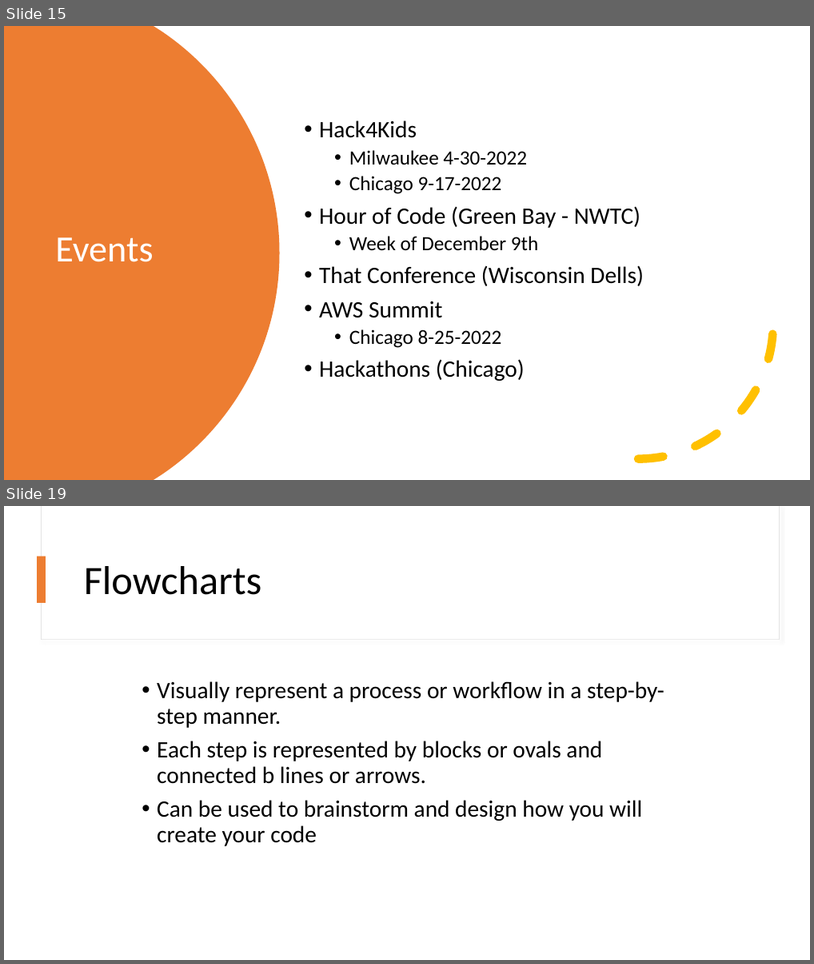
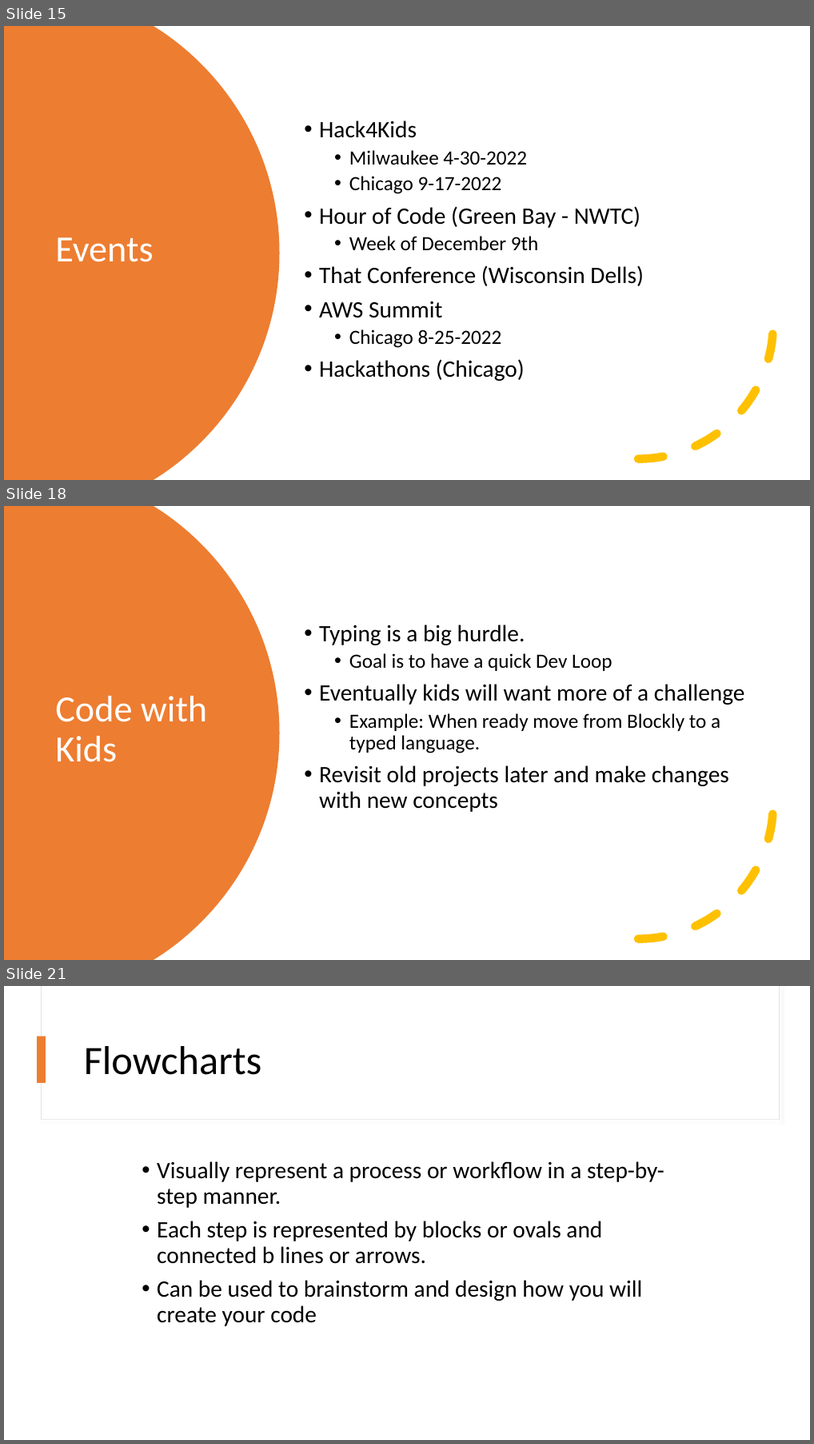
Before and after one commit to kevmoens/ThatConference2022, a slide deck: ThatConference2022.pptx. Shown one above the other, each under a label of ours: slides 15 and 19 before the commit, slides 15, 18 and 21 after it; the slides between them are not shown. The pictures are 814x964 and 814x1444 pixels, drawn with LibreOffice and Linux fonts; fonts in the diff are those of the drawing. Boxes give left, top, right and bottom in pixels: in the first picture for what was removed or moved away, otherwise in the second. Text is boxed around its words. In the diff, an @@ line names an element or a change of style, - is before the commit and + after.

```diff
--- a/ThatConference2022.pptx
+++ b/ThatConference2022.pptx
@@ slide 18 added at (x1=4, y1=506, x2=810, y2=960), background #FFFFFF @@
@@ freeform shape added at (x1=4, y1=506, x2=280, y2=960), fill #ED7D31 @@
@@ text added at (x1=319, y1=624, x2=746, y2=812), 28 pt, text #000000 @@
+• Typing is a big hurdle.
+  • Goal is to have a quick Dev Loop
+• Eventually kids will want more of a challenge
+  • Example: When ready move from Blockly to a typed language.
+• Revisit old projects later and make changes with new concepts
@@ arc (boxed as its full ellipse) added at (x1=504, y1=668, x2=774, y2=939), outline #FFC000 10 pt dashed @@
@@ title added at (x1=55, y1=696, x2=207, y2=762), 44 pt, text #FFFFFF @@
+Code with Kids
@@ what was slide 19 is now slide 21 @@
```
Also in this commit, not shown: 4 slides changed, 1 other slide added.
